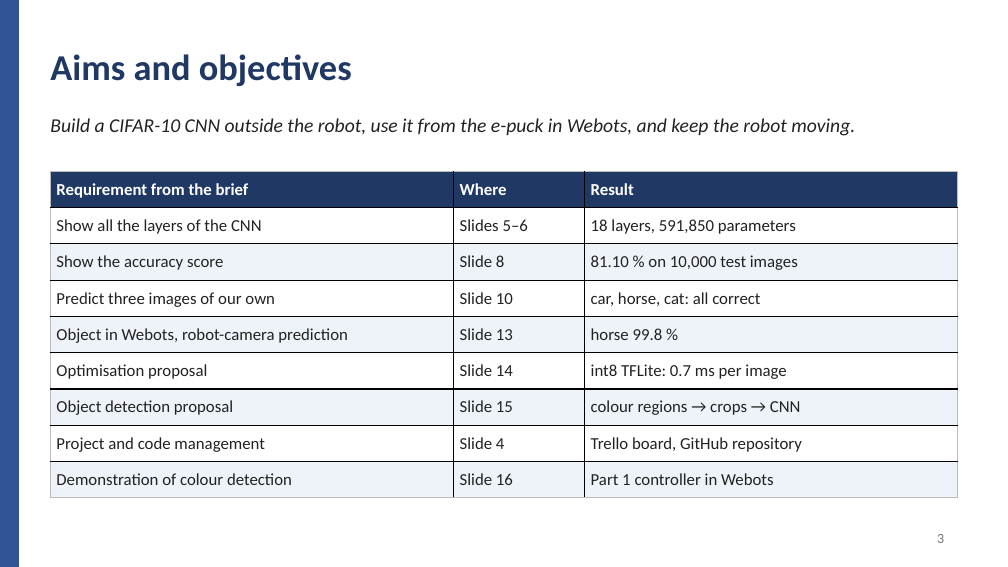
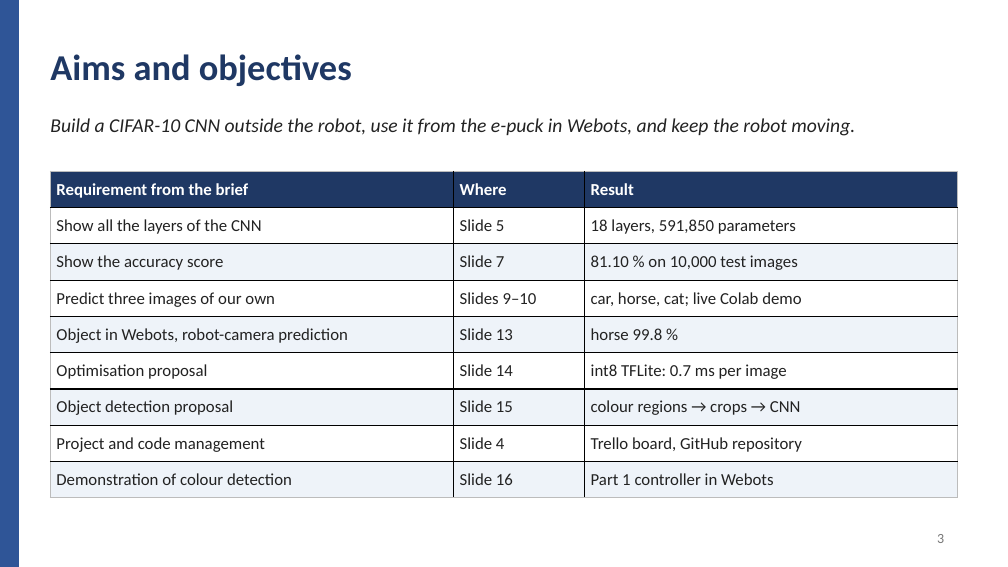
Before and after one commit to sinegan-ux/epuck-cnn-part2, a slide deck: slide 3 of presentation/Project_Part2_Presentation.pptx. Drawn at 1008x567 pixels with LibreOffice and Linux fonts; fonts in the diff are those of the drawing. Boxes give left, top, right and bottom in pixels: in the first picture for what was removed or moved away, otherwise in the second. Text is boxed around its words. In the diff, an @@ line names an element or a change of style, - is before the commit and + after.

```diff
--- a/presentation/Project_Part2_Presentation.pptx
+++ b/presentation/Project_Part2_Presentation.pptx
@@ table at <box>50,171,958,498</box> @@
-row 2, column 2: Slides 5–6
+row 2, column 2: Slide 5
-row 3, column 2: Slide 8
+row 3, column 2: Slide 7
-row 4, column 2: Slide 10
+row 4, column 2: Slides 9–10
-row 4, column 3: car, horse, cat: all correct
+row 4, column 3: car, horse, cat; live Colab demo
```
Also in this commit, not shown: 2 other slides changed, 1 slide added, 1 slide removed.
